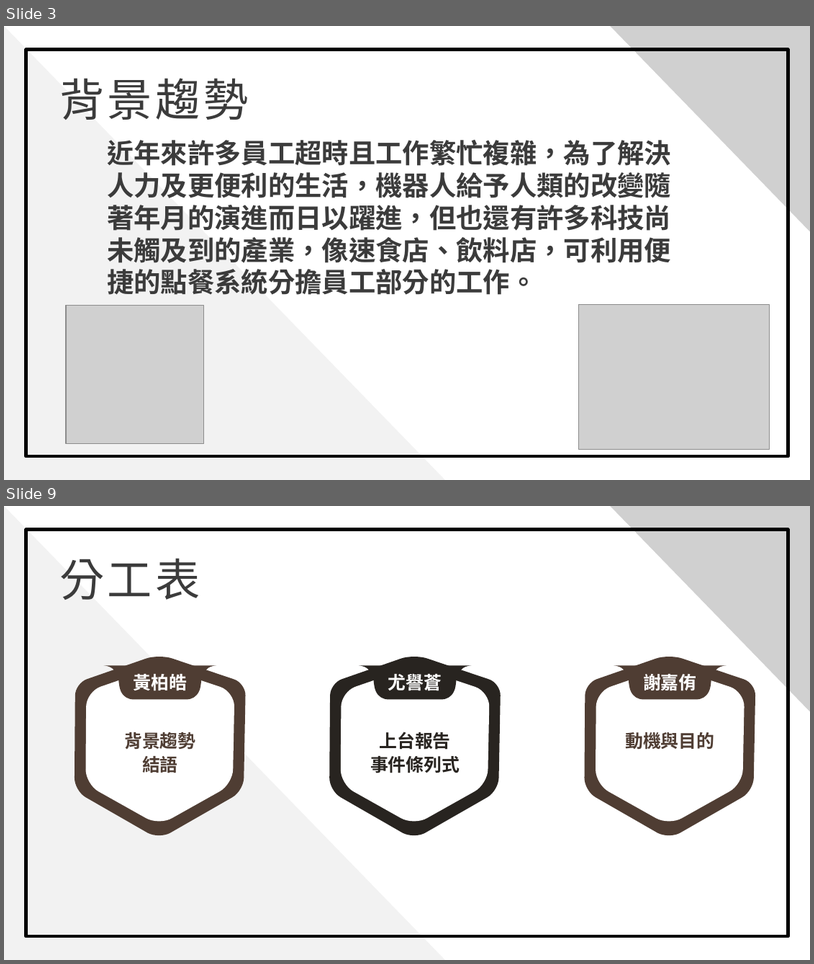
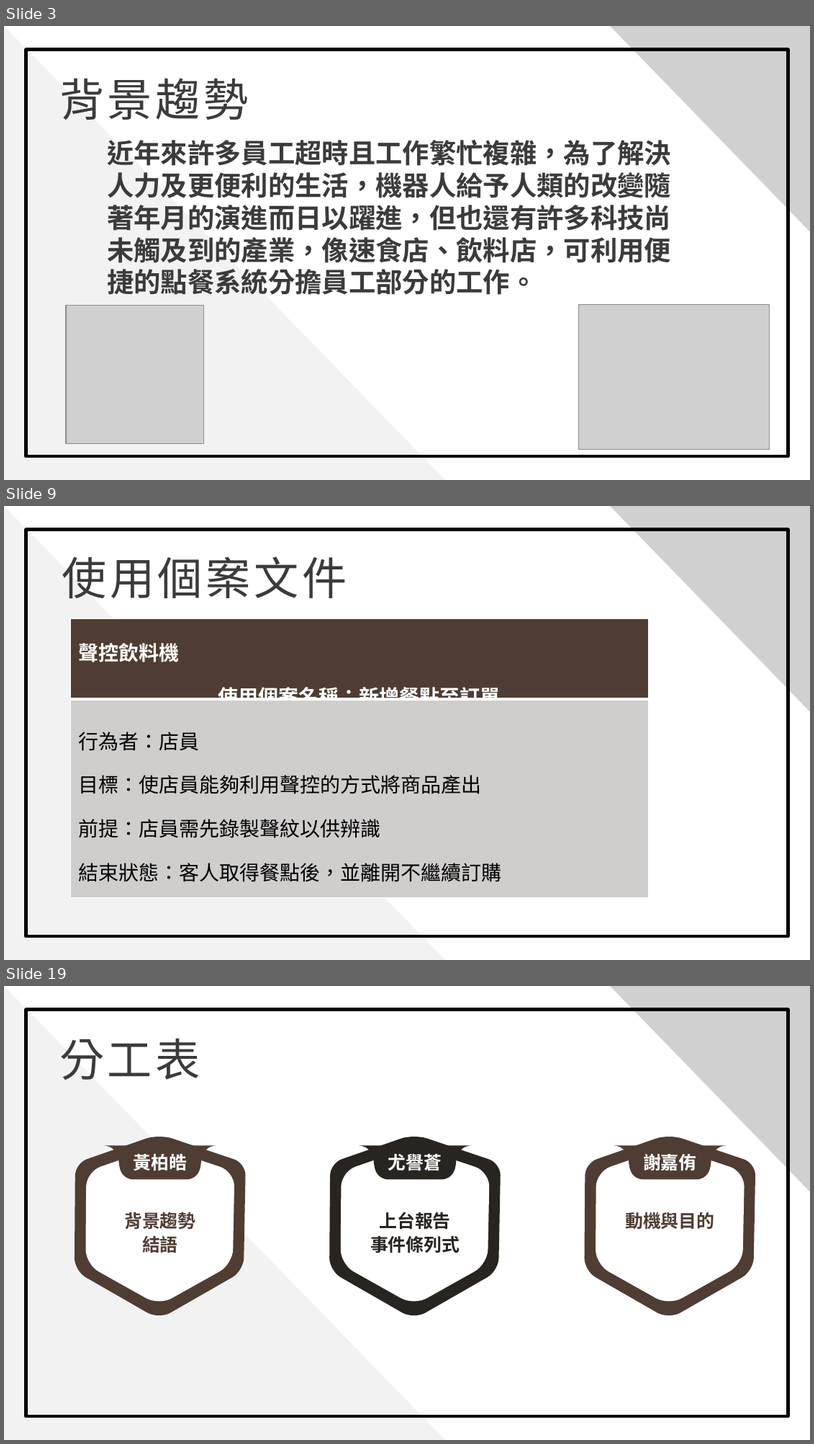
Before and after one commit to 0451030/108_SE_Team8, a slide deck: 軟體工程_期中報告.pptx. Shown one above the other, each under a label of ours: slides 3 and 9 before the commit, slides 3, 9 and 19 after it; the slides between them are not shown. The pictures are 814x964 and 814x1444 pixels, drawn with LibreOffice and Linux fonts; fonts in the diff are those of the drawing; grey boxes stand for pictures; background and template pictures are left out. Boxes give left, top, right and bottom in pixels: in the first picture for what was removed or moved away, otherwise in the second. Text is boxed around its words. In the diff, an @@ line names an element or a change of style, - is before the commit and + after.

```diff
--- a/軟體工程_期中報告.pptx
+++ b/軟體工程_期中報告.pptx
@@ slide 9 added at box(4, 506, 810, 960), background picture (left out) @@
@@ rectangle added at box(4, 506, 810, 959), fill #FFFFFF @@
@@ triangle added at box(4, 506, 445, 959), fill #F2F2F2 @@
@@ picture added at box(610, 506, 810, 712) @@
@@ rectangle added at box(26, 529, 789, 936), outline #000000 3 pt @@
@@ text added at box(62, 556, 347, 599), 40 pt, text #3B3B3B @@
+使用個案文件
@@ table added at box(71, 619, 649, 898), 2 rows, 1 columns @@
+聲控飲料機 / 使用個案名稱：新增餐點至訂單
+行為者：店員 / 目標：使店員能夠利用聲控的方式將商品產出 / 前提：店員需先錄製聲紋以供辨識 / 結束狀態：客人取得餐點後，並離開不繼續訂購
@@ what was slide 9 is now slide 19 @@
```
Also in this commit, not shown: 7 slides changed, 10 other slides added, 1 slide removed.
